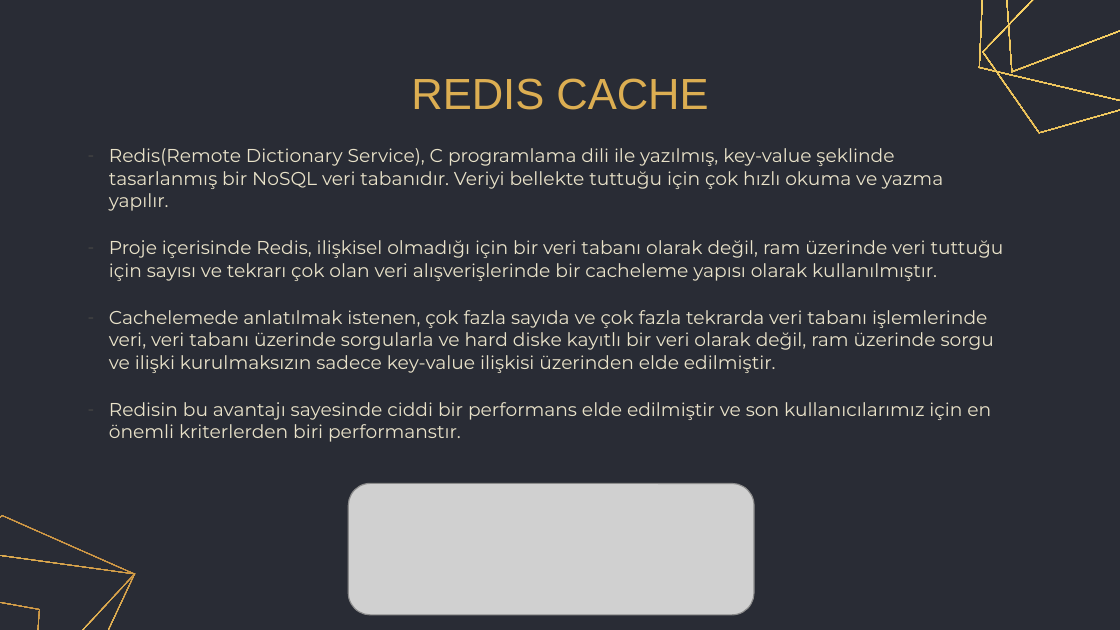
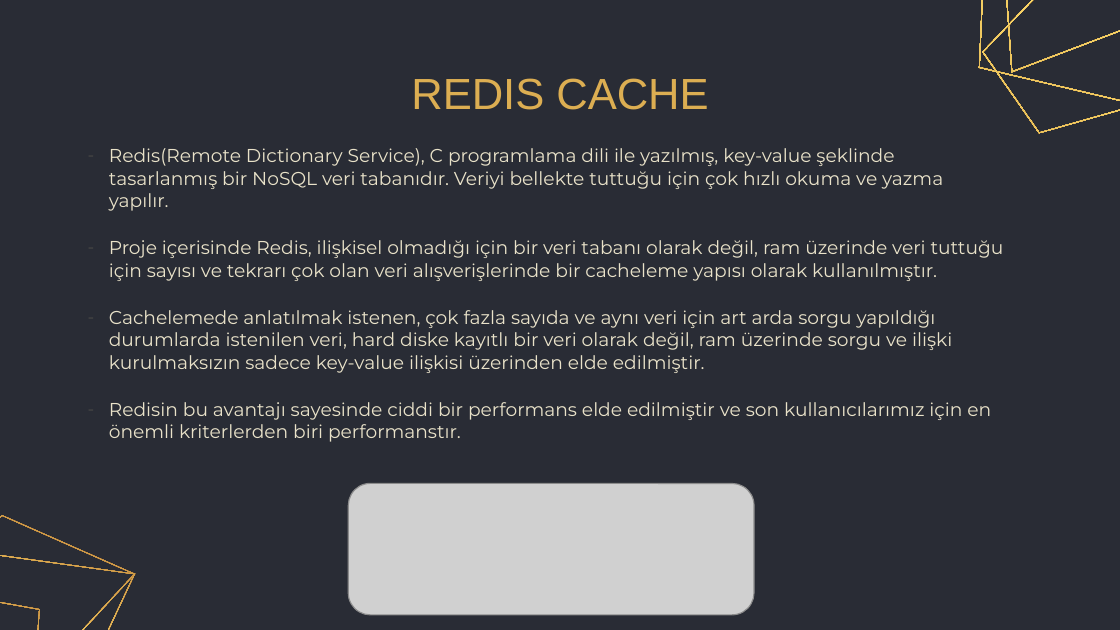
Before and after one commit to cmlblbn/Emlak_Yorumlari.com, a slide deck: slide 29 of Project_presentation/Project_presentation.pptx. Drawn at 1120x630 pixels with LibreOffice and Linux fonts; fonts in the diff are those of the drawing; grey boxes stand for pictures. Boxes give left, top, right and bottom in pixels: in the first picture for what was removed or moved away, otherwise in the second. Text is boxed around its words. In the diff, an @@ line names an element or a change of style, - is before the commit and + after.

```diff
--- a/Project_presentation/Project_presentation.pptx
+++ b/Project_presentation/Project_presentation.pptx
@@ subtitle at (109, 310, 952, 373): text changed @@
-– Cachelemede anlatılmak istenen, çok fazla sayıda ve çok fazla tekrarda veri tabanı işlemlerinde veri, veri tabanı üzerinde sorgularla ve hard diske kayıtlı bir veri olarak değil, ram üzerinde sorgu ve ilişki kurulmaksızın sadece key-value ilişkisi üzerinden elde edilmiştir.
+– Cachelemede anlatılmak istenen, çok fazla sayıda ve aynı veri için art arda sorgu yapıldığı durumlarda istenilen veri, hard diske kayıtlı bir veri olarak değil, ram üzerinde sorgu ve ilişki kurulmaksızın sadece key-value ilişkisi üzerinden elde edilmiştir.
```
Also in this commit, not shown: 11 other slides changed.
